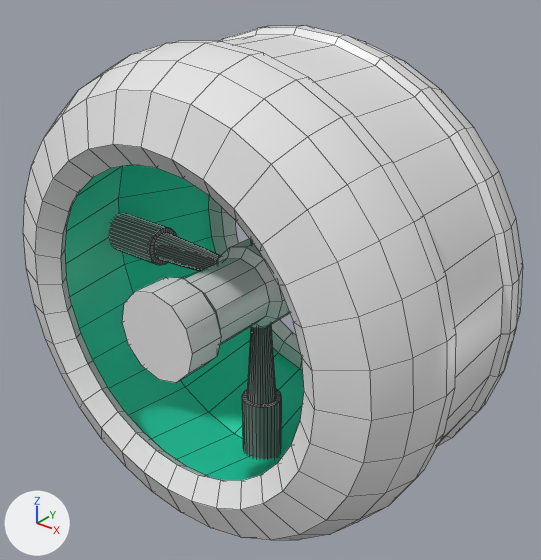
The Blender file models/station/station_habitat.blend as it was, and as the next commit left it.
One viewpoint serves both versions: a camera (50 mm lens) standing at (2.99, -4.63, 2.28) and looking at (0.05, -0.96, 0.0). Every picture has the same lights, and +X, +Y and +Z are marked at lower left. Mesh edges are drawn as thin lines.

Before the edit, the objects in view are built like this:
```python
mat_material = principled_material('Material')
mat_material.base_color = (0.8, 0.8, 0.8)  # white #e7e7e7
mat_material.roughness = 0.4
me_cylinder = bpy.data.meshes.new('Cylinder')
me_cylinder.from_pydata(...)  # 1240 vertices, 1166 faces; spans x -1.65..1.65, y -2.0..0.0, z -1.65..1.65
me_cylinder.polygons.foreach_set('use_smooth', [True] * 1166)
# faces by material slot: [590, 64, 448, 64]
me_cylinder.materials.append(mat_material)  # white #e7e7e7
me_cylinder.materials.append(mat_material_001)  # cyan #1fe7ba
me_cylinder.materials.append(mat_material_002)  # grey #7c7c7c
me_cylinder.materials.append(mat_material_003)  # white #e7e7e7
ob_cylinder = bpy.data.objects.new('Cylinder', me_cylinder)
ob_cylinder.location = (0.0, 0.0, 0.0)
```
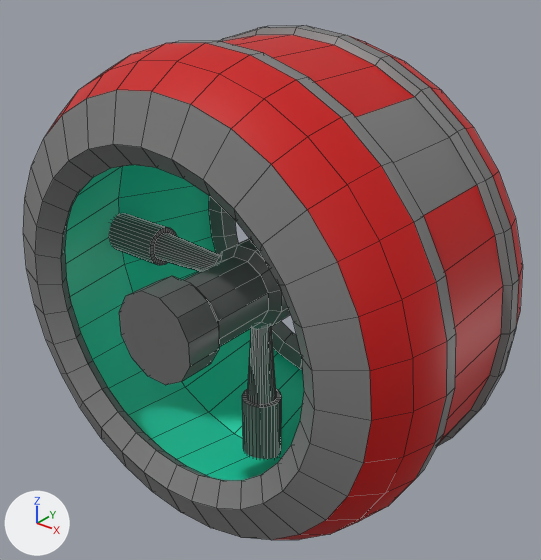
Pixel boxes (x1, y1, x2, y2) of what changed, in the pictures (541 x 560 px; the box of a moved part takes in the faces that stretch with it):
'Cylinder', recoloured, reshaped: (23, 26, 523, 540) in both
part 1 of me_cylinder, moved or reshaped: before (122, 238, 290, 383); after (119, 238, 290, 385)
part 2 of me_cylinder, recoloured: (23, 41, 456, 540) in both
part 3 of me_cylinder, recoloured: (209, 196, 303, 370) in both
part 4 of me_cylinder, recoloured: (220, 26, 519, 446) in both
part 5 of me_cylinder, recoloured (white to red): (221, 35, 523, 444) in both
part 6 of me_cylinder, recoloured (white to red): (46, 43, 447, 540) in both
part 7 of me_cylinder, recoloured: (109, 213, 282, 459) in both
part 8 of me_cylinder, recoloured (white to grey): (35, 144, 314, 509) in both

The change, as a diff of the scene's bpy script:
```diff
--- a/models/station/station_habitat.blend.py
+++ b/models/station/station_habitat.blend.py
@@ mat_material @@
 mat_material = principled_material('Material')
-mat_material.base_color = (0.8, 0.8, 0.8)  # white #e7e7e7
+mat_material.base_color = (0.142, 0.142, 0.142)  # dark grey #696969
 mat_material.roughness = 0.4
@@ mat_material_004 @@
+mat_material_004 = principled_material('Material.004')
+mat_material_004.base_color = (0.6, 0.0, 0.0)  # red #cb0000
@@ me_cylinder @@
 # used by ob_cylinder; location = (0.0, 0.0, 0.0)
-me_cylinder.from_pydata(...)  # 1240 vertices, 1166 faces; spans x -1.65..1.65, y -2.0..0.0, z -1.65..1.65
+me_cylinder.from_pydata(...)  # 1240 vertices, 1166 faces; spans x -1.65..1.65, y -2.02..0.02, z -1.65..1.65
+# me_cylinder part 1: the loose piece of 120 vertices spanning x -0.3..0.3, y -2.0..0.0, z -0.3..0.3 is turned 15 degrees about the y axis through its middle and scaled by 1.02
+# me_cylinder part 2: 160 of the faces centred in x -1.63..1.63, y -1.95..-1.35, z -1.63..1.63 switch from mat_material (white #e7e7e7) to mat_material_002 (grey #7c7c7c)
+# me_cylinder part 3: 96 of the faces centred in x -1.3..1.3, y -0.19..-0.05, z -1.3..1.3 switch from mat_material (white #e7e7e7) to mat_material_002 (grey #7c7c7c)
+# me_cylinder part 4: 72 of the faces centred in x -1.63..1.63, y -1.0..-0.58, z -1.63..1.63 switch from mat_material (white #e7e7e7) to mat_material_002 (grey #7c7c7c)
+# me_cylinder part 5: 88 of the faces centred in x -1.6..1.6, y -1.0..-0.2, z -1.6..1.6 switch from mat_material (white #e7e7e7) to mat_material_004 (red #cb0000)
+# me_cylinder part 6: 64 of the faces centred in x -1.6..1.6, y -1.8..-1.58, z -1.6..1.6 switch from mat_material (white #e7e7e7) to mat_material_004 (red #cb0000)
+# me_cylinder part 7: all 448 faces that had it switch from mat_material_002 (grey #7c7c7c) to mat_material (dark grey #696969)
+# me_cylinder part 8: all 64 faces that had it switch from mat_material_003 (white #e7e7e7) to mat_material_002 (grey #7c7c7c)
 me_cylinder.materials.append(mat_material_001)
```
